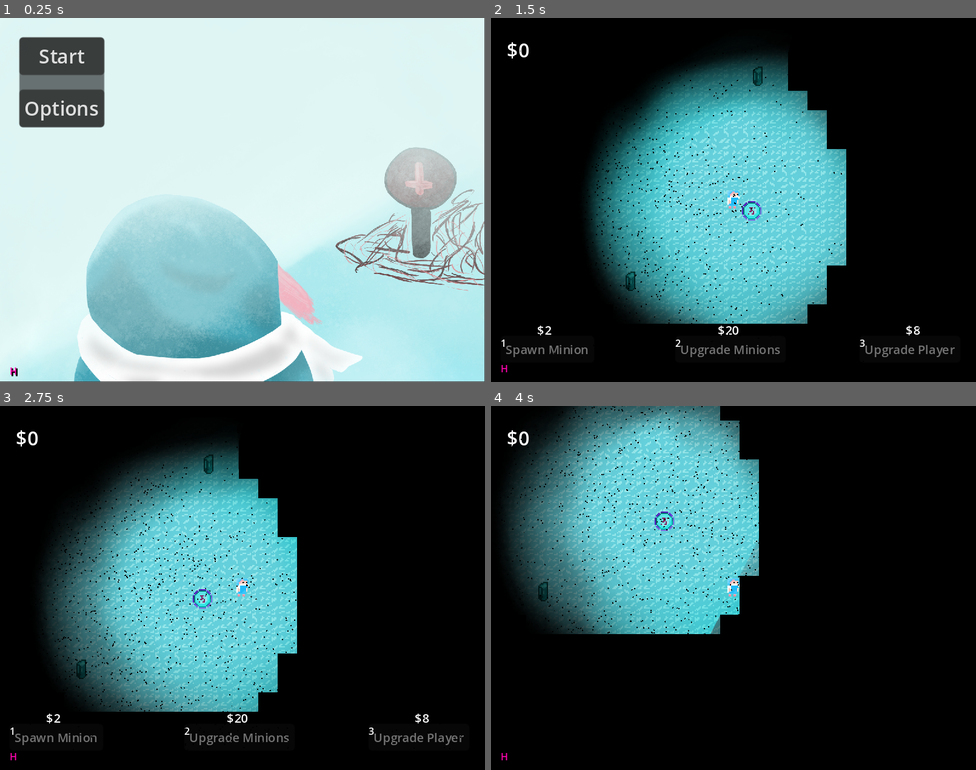
Above: before the commit, frames 1-4 (two rows, left to right).
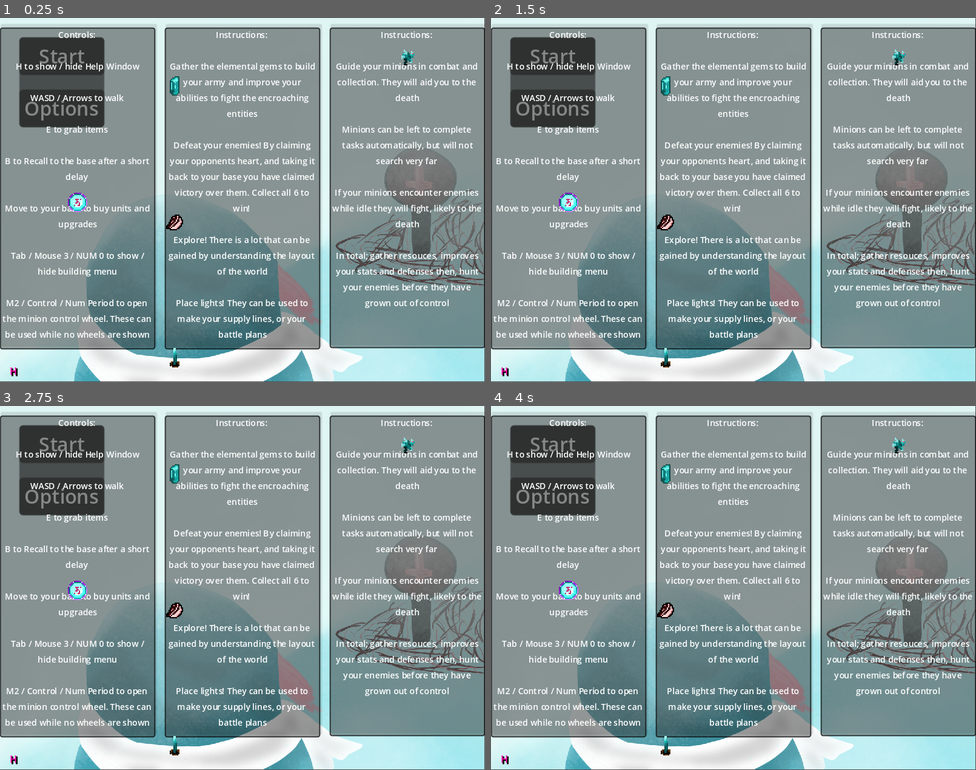
Above: after the commit, the same moments.

Repository: ConnorChow/LudumDare2024
Game: Godot game, scene res://Scenes/MainMenu.tscn
The game is run twice, just before and just after one commit, with the same random seed, the same clock (stepped at 60 frames per second) and the same inputs.
Inputs (mouse positions are in pixels of both pictures, inside the frame that each line leads up to):
- Up to frame 1 (0.25 s): no input
- Up to frame 2 (1.5 s): click "Start" at 0.5 s; click (554, 54) at 1.25 s, where only the run after the commit has a clickable "Start"
- Up to frame 3 (2.75 s): move the mouse to (349, 569) at 2.02 s; hold Right (right) from 2.03 s (still down); tap 1 (1) at 2.1 s; tap 2 (2) at 2.3 s
- Up to frame 4 (4 s): move the mouse to (636, 606) at 2.77 s; release Right (right) at 2.78 s; hold Down (down) 2.78-3.53 s; tap 2 (2) at 2.85 s; tap 3 (3) at 3.05, 3.6 s; move the mouse to (782, 507) at 3.52 s; hold Right (right) from 3.53 s (still down); tap 4 (4) at 3.8 s

The runs differ from the first frame. In frame 1, 82% of the frame differs, in the area x 0-100%, y 1-96%; in frame 2, 100%, in the area x 0-100%, y 0-100%; in frame 3, 99%; in frame 4, 99%.

Commit message:
improved help

Diff:
--- a/Scenes/Outro.tscn
+++ b/Scenes/Outro.tscn
@@ -69,11 +69,11 @@
 texture = ExtResource("1_2biv6")
 centered = false
 
-[node name="AudioStreamPlayer" type="AudioStreamPlayer" parent="."]
+[node name="cold" type="AudioStreamPlayer" parent="."]
 stream = ExtResource("2_ojoml")
 volume_db = 5.0
 autoplay = true
 
-[node name="AudioStreamPlayer2" type="AudioStreamPlayer" parent="."]
+[node name="melancholy" type="AudioStreamPlayer" parent="."]
 stream = ExtResource("3_jtbfc")
 autoplay = true
--- a/Scenes/Tutorial.tscn
+++ b/Scenes/Tutorial.tscn
@@ -1,6 +1,8 @@
-[gd_scene load_steps=4 format=3 uid="uid://deamrdcsyafem"]
+[gd_scene load_steps=6 format=3 uid="uid://deamrdcsyafem"]
 
 [ext_resource type="Script" path="res://Scenes/Tutorial.gd" id="1_f3xlj"]
+[ext_resource type="Texture2D" uid="uid://c1wq40epls84g" path="res://Assets/LudumDare16x16.png" id="2_51u32"]
+[ext_resource type="Texture2D" uid="uid://s8s5tb1ppy7o" path="res://Assets/LudumDare32x32.png" id="3_35hqr"]
 
 [sub_resource type="CanvasItemMaterial" id="CanvasItemMaterial_gxu1g"]
 light_mode = 1
@@ -27,7 +29,6 @@
 script = ExtResource("1_f3xlj")
 
 [node name="PanelContainer" type="PanelContainer" parent="."]
-visible = false
 use_parent_material = true
 offset_top = 8.0
 offset_right = 128.0
@@ -58,7 +59,6 @@
 autowrap_mode = 3
 
 [node name="PanelContainer2" type="PanelContainer" parent="."]
-visible = false
 use_parent_material = true
 offset_left = 136.0
 offset_top = 8.0
@@ -73,18 +73,17 @@
 theme_override_font_sizes/font_size = 7
 text = "Instructions:
 
-Gather the elemental gems to build your army and improve your abilities to fight the encroaching entities.
+Gather the elemental gems to build your army and improve your abilities to fight the encroaching entities
 
 Defeat your enemies! By claiming your opponents heart, and taking it back to your base you have claimed victory over them. Collect all 6 to win!
 
-Explore! There is a lot that can be gained by understanding the layout of the world.
+Explore! There is a lot that can be gained by understanding the layout of the world
 
-Place lights! They can be used to make your supply lines, or your battle plans."
+Place lights! They can be used to make your supply lines, or your battle plans"
 horizontal_alignment = 1
 autowrap_mode = 3
 
 [node name="PanelContainer3" type="PanelContainer" parent="."]
-visible = false
 use_parent_material = true
 offset_left = 272.0
 offset_top = 8.0
@@ -99,11 +98,11 @@
 theme_override_font_sizes/font_size = 7
 text = "Instructions:
 
-Guide your minions in combat and collection. They will aid you to the death.
+Guide your minions in combat and collection. They will aid you to the death
 
-Minions can be left to complete tasks automatically, but will not search very far.
+Minions can be left to complete tasks automatically, but will not search very far
 
-If your minions encounter enemies while idle they will fight, likely to the death.
+If your minions encounter enemies while idle they will fight, likely to the death
 
 In total; gather resouces, improves your stats and defenses then, hunt your enemies before they have grown out of control"
 horizontal_alignment = 1
@@ -131,4 +130,34 @@
 offset_bottom = 16.0
 scale = Vector2(0.972015, 1.01769)
 
+[node name="Sprite2D" type="Sprite2D" parent="."]
+position = Vector2(144, 56)
+texture = ExtResource("2_51u32")
+region_enabled = true
+region_rect = Rect2(0, 16, 16, 16)
+
+[node name="Sprite2D2" type="Sprite2D" parent="."]
+position = Vector2(144, 168)
+texture = ExtResource("2_51u32")
+region_enabled = true
+region_rect = Rect2(0, 48, 16, 16)
+
+[node name="Sprite2D3" type="Sprite2D" parent="."]
+position = Vector2(144, 280)
+texture = ExtResource("2_51u32")
+region_enabled = true
+region_rect = Rect2(48, 16, 16, 16)
+
+[node name="Sprite2D4" type="Sprite2D" parent="."]
+position = Vector2(336, 32)
+texture = ExtResource("2_51u32")
+region_enabled = true
+region_rect = Rect2(32, 16, 16, 16)
+
+[node name="Sprite2D5" type="Sprite2D" parent="."]
+position = Vector2(64, 152)
+texture = ExtResource("3_35hqr")
+region_enabled = true
+region_rect = Rect2(0, 32, 16, 16)
+
 [connection signal="pressed" from="Label/Button" to="." method="_on_button_pressed"]
